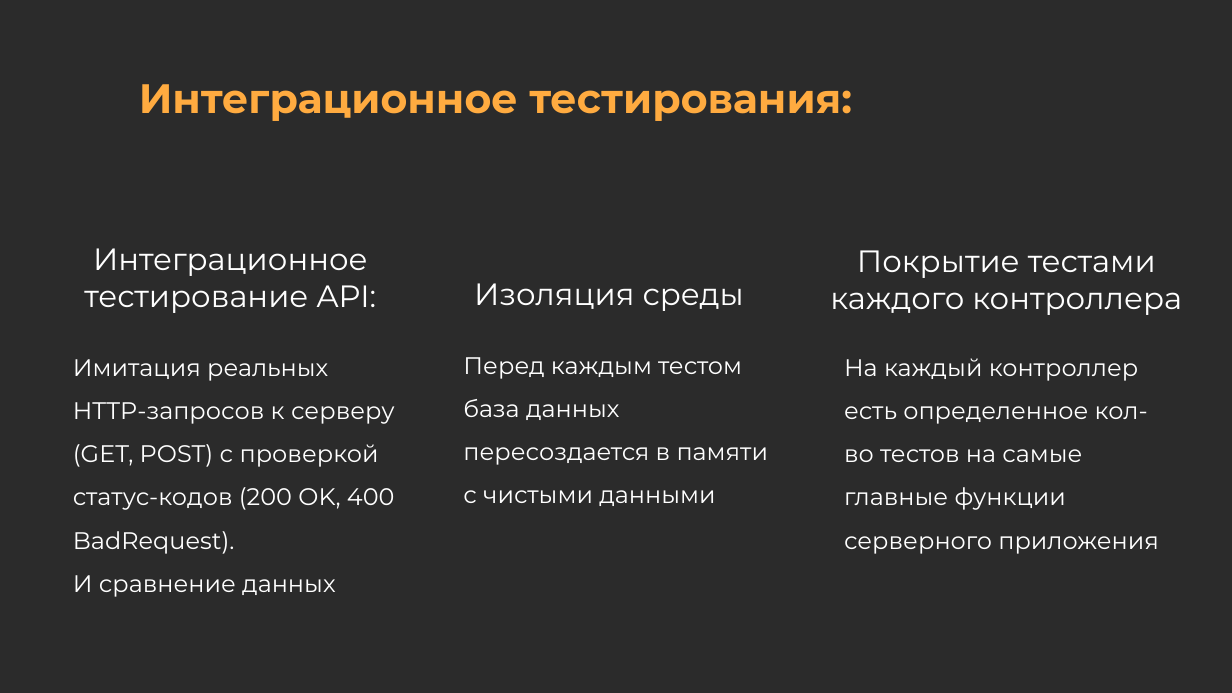
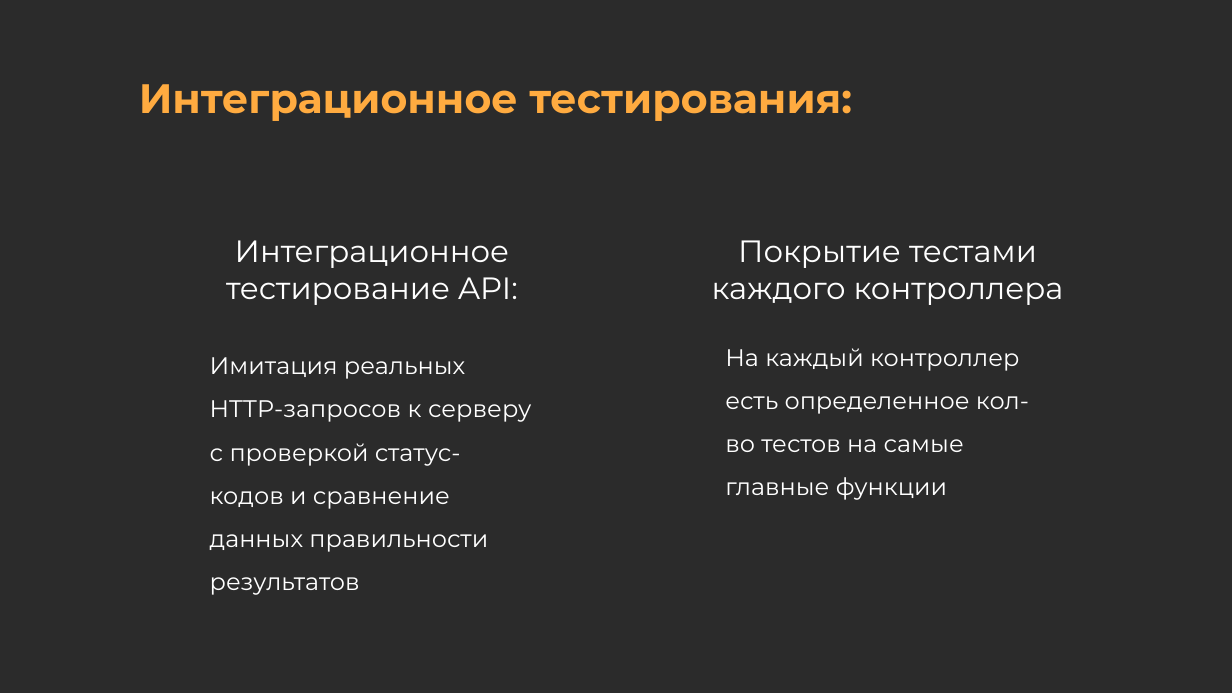
Before and after one commit to Bikmacs/CafeSystem, a slide deck: slide 8 of Docs/Презентация системы кафе.pptx (slide 9 before the commit). Drawn at 1232x693 pixels with LibreOffice and Linux fonts; fonts in the diff are those of the drawing; background and template pictures are left out; a plain dark background stands for a picture behind light text. Boxes give left, top, right and bottom in pixels: in the first picture for what was removed or moved away, otherwise in the second. Text is boxed around its words. In the diff, an @@ line names an element or a change of style, - is before the commit and + after.

```diff
--- a/Docs/Презентация системы кафе.pptx
+++ b/Docs/Презентация системы кафе.pptx
@@ title "Интеграционное тестирование API:": place and size @@
-title "Интеграционное тестирование API:" at <box>84,248,377,313</box>
+title "Интеграционное тестирование API:" at <box>226,240,518,305</box>
@@ text "Покрытие тестами каждого контроллера": place and size @@
-text "Покрытие тестами каждого контроллера" at <box>830,250,1182,315</box>
+text "Покрытие тестами каждого контроллера" at <box>712,240,1064,305</box>
@@ text removed at <box>474,283,744,311</box> @@
-Изоляция среды
@@ subtitle at <box>210,357,531,595</box>: text changed @@
-Имитация реальных HTTP-запросов к серверу (GET, POST) с проверкой статус-кодов (200 OK, 400 BadRequest).
-И сравнение данных
+Имитация реальных HTTP-запросов к серверу с проверкой статус-кодов и сравнение данных правильности результатов
@@ text removed at <box>463,357,769,506</box> @@
-Перед каждым тестом база данных пересоздается в памяти с чистыми данными
@@ text at <box>725,348,1029,500</box>: text changed @@
-На каждый контроллер есть определенное кол-во тестов на самые главные функции серверного приложения
+На каждый контроллер есть определенное кол-во тестов на самые главные функции
```
Also in this commit, not shown: 3 other slides changed, 1 slide removed, 1 other file.
